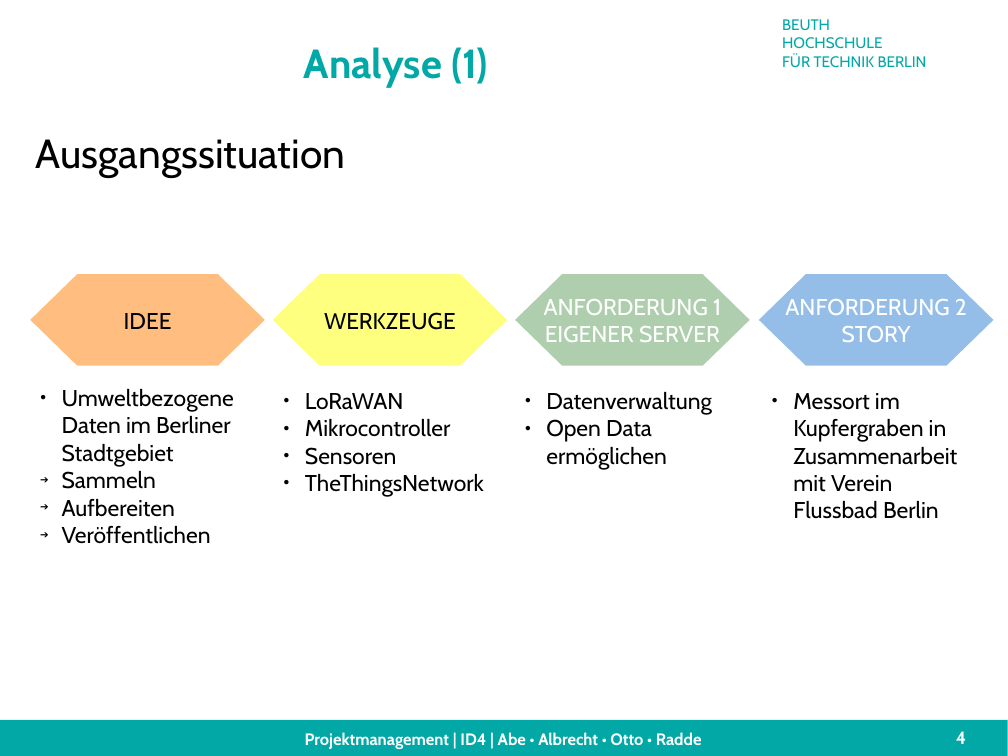
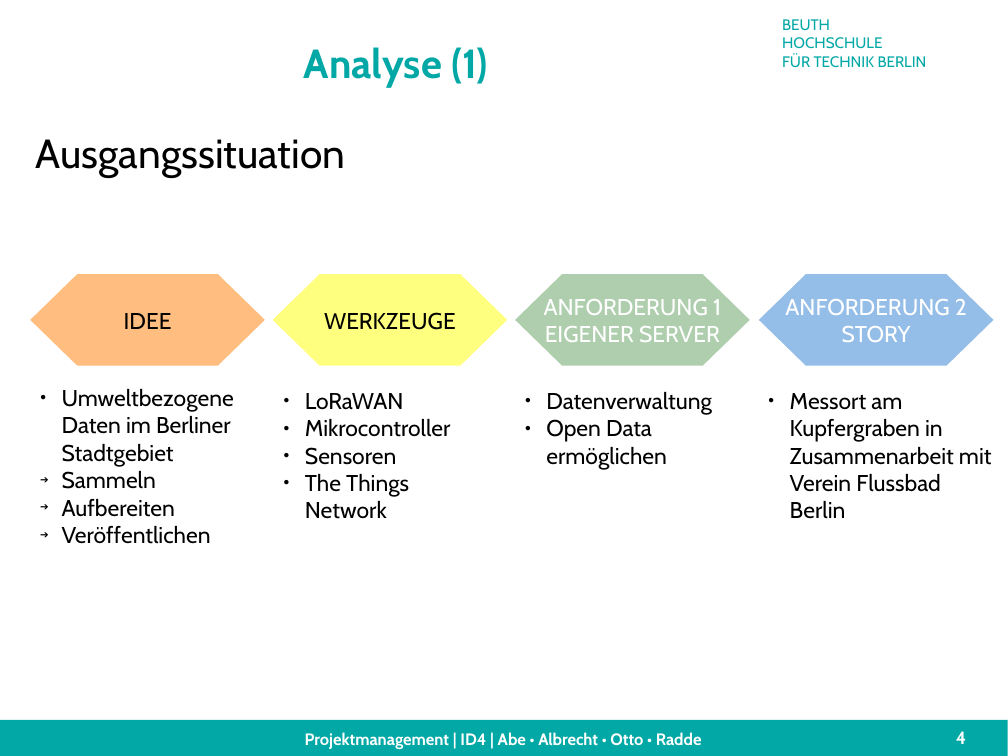
Before and after one commit to technologiestiftung/flussbad, a slide deck: slide 4 of doc/presentation/finalPresentation.odp. Drawn at 1008x756 pixels with LibreOffice and Linux fonts; fonts in the diff are those of the drawing; background and template pictures are left out. Boxes give left, top, right and bottom in pixels: in the first picture for what was removed or moved away, otherwise in the second. Text is boxed around its words. In the diff, an @@ line names an element or a change of style, - is before the commit and + after.

```diff
--- a/doc/presentation/finalPresentation.odp
+++ b/doc/presentation/finalPresentation.odp
@@ text at bbox=[790, 393, 992, 519]: text changed @@
-● Messort im Kupfergraben in Zusammenarbeit mit Verein Flussbad Berlin
+● Messort am Kupfergraben in Zusammenarbeit mit Verein Flussbad Berlin
@@ text at bbox=[305, 474, 409, 519]: spaces changed @@
-● TheThingsNetwork
+● The Things Network
```
Also in this commit, not shown: 6 other slides changed, 1 other file.
